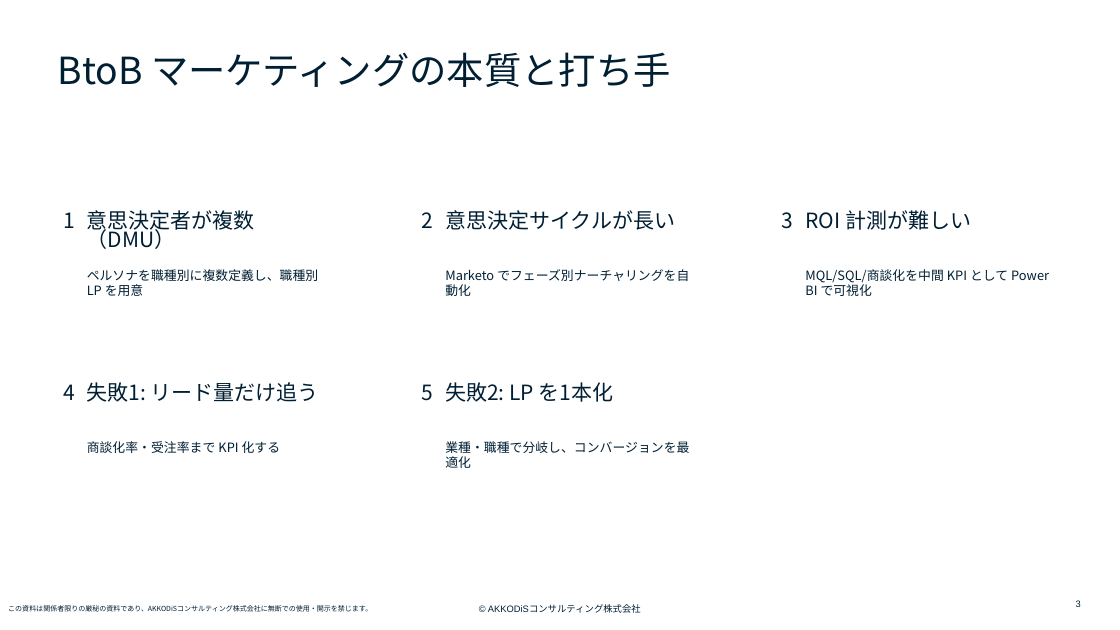
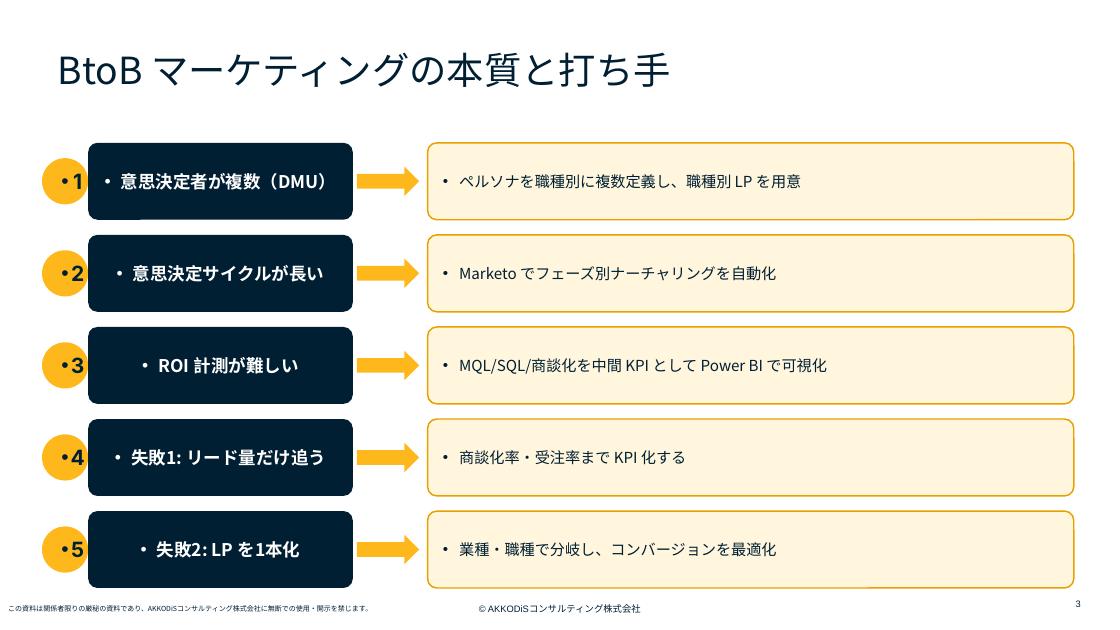
Before and after one commit to k-yabe/claude-code-book-template, a slide deck: slide 3 of assets/samples/btob-marketing-sample.pptx. Drawn at 1120x630 pixels with LibreOffice and Linux fonts; fonts in the diff are those of the drawing; background and template pictures are left out. Boxes give left, top, right and bottom in pixels: in the first picture for what was removed or moved away, otherwise in the second. Text is boxed around its words. In the diff, an @@ line names an element or a change of style, - is before the commit and + after.

```diff
--- a/assets/samples/btob-marketing-sample.pptx
+++ b/assets/samples/btob-marketing-sample.pptx
@@ rounded rectangle "意思決定者が複数（DMU）": place and size @@
-rounded rectangle "意思決定者が複数（DMU）" at [87,210,255,249]
+rounded rectangle "意思決定者が複数（DMU）" at [88,143,353,220]
@@ size 11 to 13 pt; bullet none to •; more space between paragraphs; vertical alignment top to middle; fill none to #FFF6DD; outline none to #E89F00 1.25 pt in 4 elements at [428,327,1074,404], [428,511,1074,588], [428,419,1074,497], [428,143,1074,220] @@
@@ rounded rectangle "ペルソナを職種別に複数定義し、職種別 LP を用意": place and size @@
-rounded rectangle "ペルソナを職種別に複数定義し、職種別 LP を用意" at [87,269,318,296]
+rounded rectangle "ペルソナを職種別に複数定義し、職種別 LP を用意" at [428,143,1074,220]
@@ ellipse "1": place and size @@
-ellipse "1" at [64,212,76,228]
+ellipse "1" at [42,158,88,204]
@@ right arrow added at [357,166,419,196], fill #FFB81C @@
@@ rounded rectangle "意思決定サイクルが長い": place and size @@
-rounded rectangle "意思決定サイクルが長い" at [445,210,675,230]
+rounded rectangle "意思決定サイクルが長い" at [88,235,353,313]
@@ rounded rectangle "Marketo でフェーズ別ナーチャリングを自動化": place and size @@
-rounded rectangle "Marketo でフェーズ別ナーチャリングを自動化" at [445,269,689,296]
+rounded rectangle "Marketo でフェーズ別ナーチャリングを自動化" at [428,235,1074,313]
@@ rounded rectangle "Marketo でフェーズ別ナーチャリングを自動化" at [428,235,1074,313]: size 11 to 13 pt; bullet none to •; vertical alignment top to middle; fill none to #FFF6DD; outline none to #E89F00 1.25 pt @@
@@ ellipse "2": place and size @@
-ellipse "2" at [422,212,434,228]
+ellipse "2" at [42,250,88,297]
@@ right arrow added at [357,259,419,288], fill #FFB81C @@
@@ size 18 to 15 pt, text colour #001F33 to #FFFFFF, bold on; alignment left to centre; bullet none to •; line spacing 17pt to 1; more space between paragraphs; vertical alignment top to middle; fill none to #001F33 in 5 elements at [88,419,353,497], [88,143,353,220], [88,235,353,313], [88,511,353,588], [88,327,353,404] @@
@@ rounded rectangle "ROI 計測が難しい": place and size @@
-rounded rectangle "ROI 計測が難しい" at [805,210,971,230]
+rounded rectangle "ROI 計測が難しい" at [88,327,353,404]
@@ rounded rectangle "MQL/SQL/商談化を中間 KPI として Power BI ...": place and size @@
-rounded rectangle "MQL/SQL/商談化を中間 KPI として Power BI ..." at [805,269,1049,296]
+rounded rectangle "MQL/SQL/商談化を中間 KPI として Power BI ..." at [428,327,1074,404]
@@ font Noto Sans CJK JP to Inter, bold on; bullet none to •; line spacing 17pt to 1; more space between paragraphs; vertical alignment top to middle; fill none to #FFB81C in 5 elements at [42,434,88,481], [42,158,88,204], [42,250,88,297], [42,527,88,573], [42,342,88,388] @@
@@ ellipse "3": place and size @@
-ellipse "3" at [782,212,794,229]
+ellipse "3" at [42,342,88,388]
@@ right arrow added at [357,350,419,380], fill #FFB81C @@
@@ rounded rectangle "失敗1: リード量だけ追う": place and size @@
-rounded rectangle "失敗1: リード量だけ追う" at [87,382,319,402]
+rounded rectangle "失敗1: リード量だけ追う" at [88,419,353,497]
@@ rounded rectangle "商談化率・受注率まで KPI 化する": place and size @@
-rounded rectangle "商談化率・受注率まで KPI 化する" at [87,441,281,453]
+rounded rectangle "商談化率・受注率まで KPI 化する" at [428,419,1074,497]
@@ ellipse "4": place and size @@
-ellipse "4" at [64,384,76,400]
+ellipse "4" at [42,434,88,481]
@@ right arrow added at [357,443,419,472], fill #FFB81C @@
@@ ellipse "5": place and size @@
-ellipse "5" at [422,384,434,401]
+ellipse "5" at [42,527,88,573]
@@ rounded rectangle "失敗2: LP を1本化": place and size @@
-rounded rectangle "失敗2: LP を1本化" at [445,382,614,402]
+rounded rectangle "失敗2: LP を1本化" at [88,511,353,588]
@@ right arrow added at [357,535,419,565], fill #FFB81C @@
@@ rounded rectangle "業種・職種で分岐し、コンバージョンを最適化": place and size @@
-rounded rectangle "業種・職種で分岐し、コンバージョンを最適化" at [445,441,689,468]
+rounded rectangle "業種・職種で分岐し、コンバージョンを最適化" at [428,511,1074,588]
```
Also in this commit, not shown: 1 other file.
